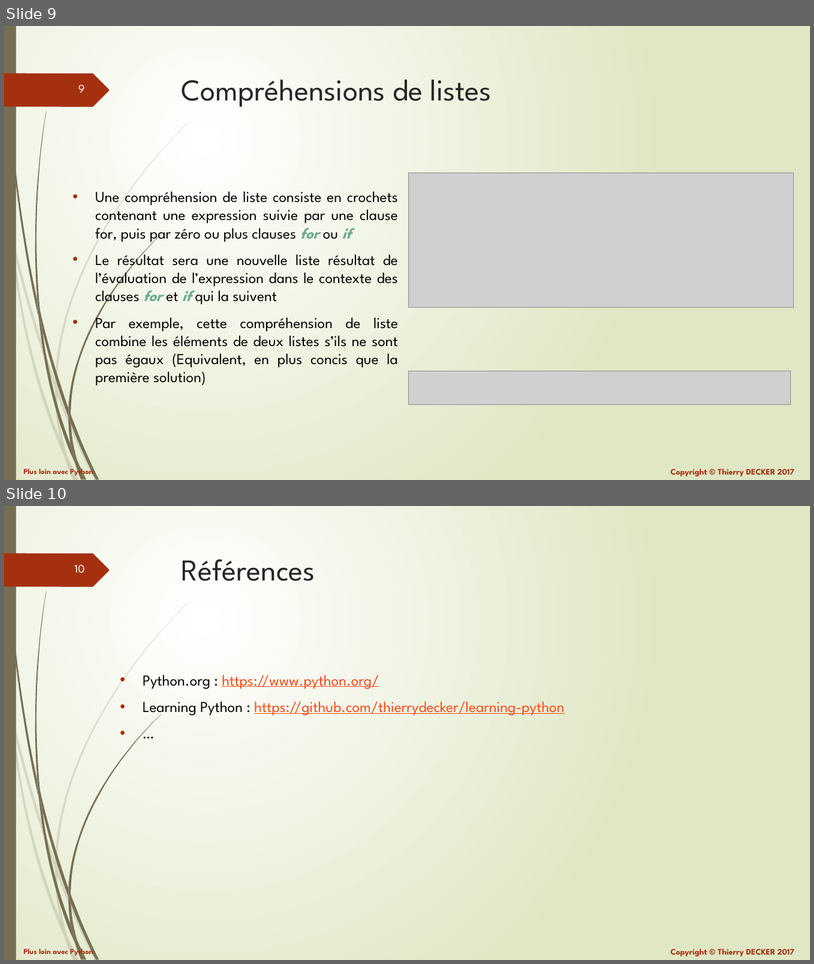
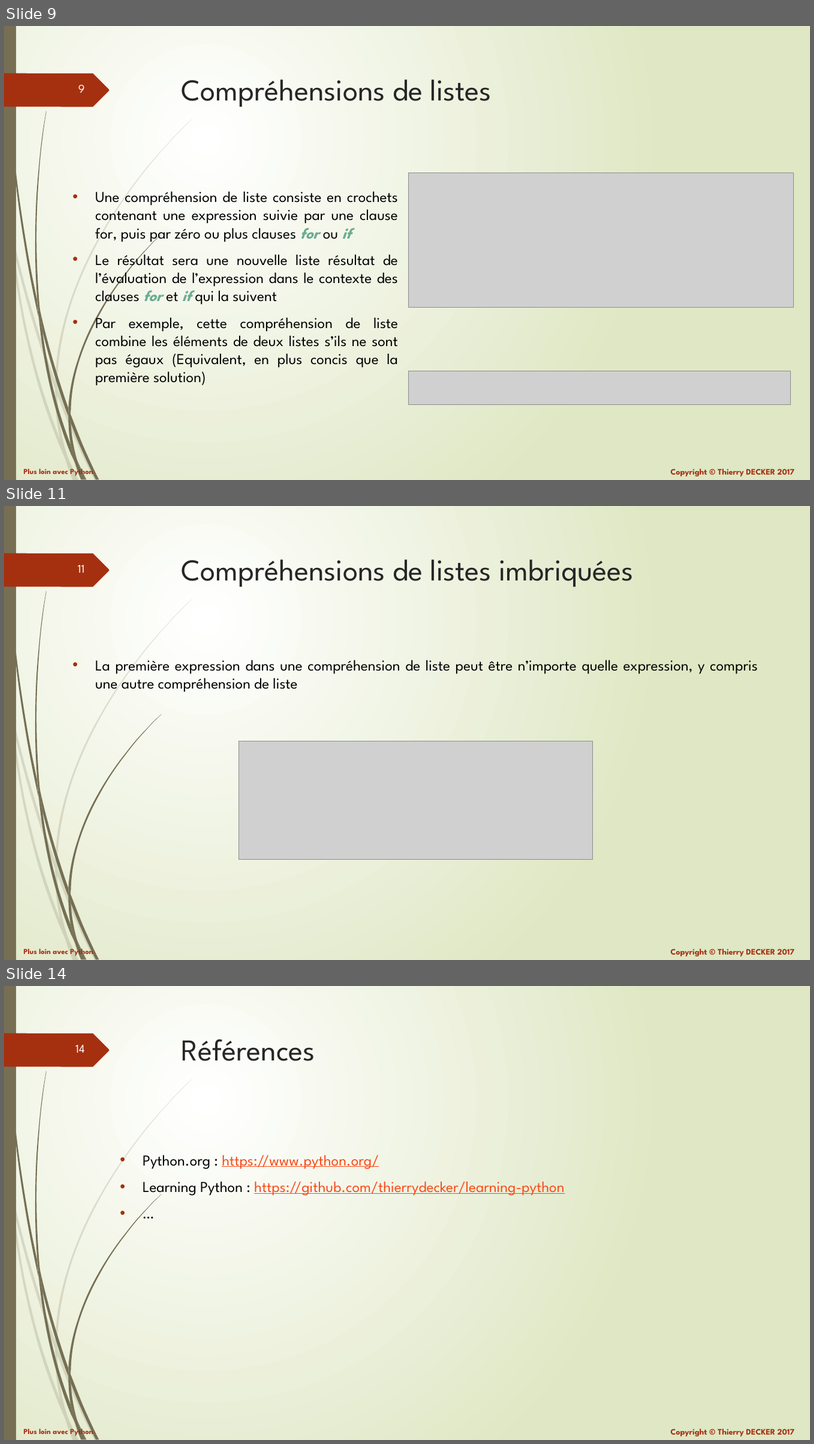
Before and after one commit to VikmanTheRacoon/learning-python, a slide deck: documentations/python-102.pptx. Shown one above the other, each under a label of ours: slides 9 and 10 before the commit, slides 9, 11 and 14 after it; the slides between them are not shown. The pictures are 814x964 and 814x1444 pixels, drawn with LibreOffice and Linux fonts; fonts in the diff are those of the drawing; grey boxes stand for pictures. Boxes give left, top, right and bottom in pixels: in the first picture for what was removed or moved away, otherwise in the second. Text is boxed around its words. In the diff, an @@ line names an element or a change of style, - is before the commit and + after.

```diff
--- a/documentations/python-102.pptx
+++ b/documentations/python-102.pptx
@@ slide 11 added at [4,506,810,960], background gradient #FFFFFF to #DFE8C4; not listed: 27 template elements that a slide beside it also shows @@
@@ title added at [182,559,633,587], 36 pt, text #262626 @@
+Compréhensions de listes imbriquées
@@ text added at [95,660,758,692], 18 pt, text #000000 @@
+• La première expression dans une compréhension de liste peut être n’importe quelle expression, y compris une autre compréhension de liste
@@ picture added at [239,741,593,859] @@
@@ what was slide 10 is now slide 14 @@
@@ page number at [75,1045,85,1053]: text changed @@
-10
+14
```
Also in this commit, not shown: 3 other slides added, 1 other file.
